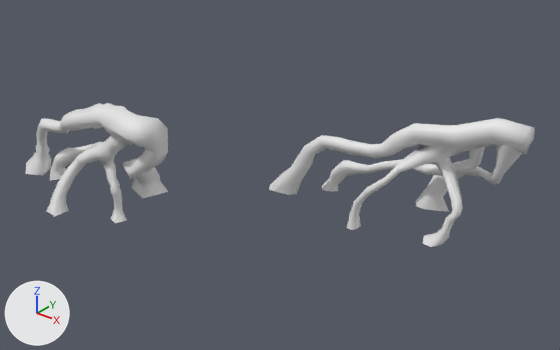
One commit to the FBX model Assets/Resources/Environment/WoodDecor_new/SM_WoodDecor2_new.fbx: the scene before it, then after it.
The view is the same before and after, from a camera (50 mm lens) standing at (41.3, -46.2, 28.3) and looking at (8.6, -5.3, 2.9). Every picture has the same lights, and +X, +Y and +Z are marked at lower left.
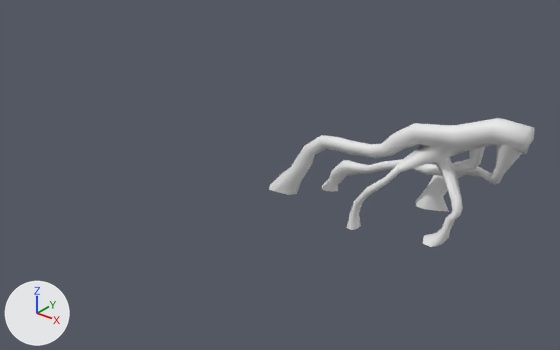
Edits to the bpy script that builds the scene:
```text
Remove ob_nurbspath_003:
    ob_nurbspath_003 = bpy.data.objects.new('NurbsPath.003', me_mesh_001)
    ob_nurbspath_003.location = (0.0, -12.01, 0.0)
```

Where the change shows, as pixel boxes [x1, y1, x2, y2] in the pictures (560 x 350 px):
'NurbsPath.003', deleted: before [26, 103, 168, 224]
